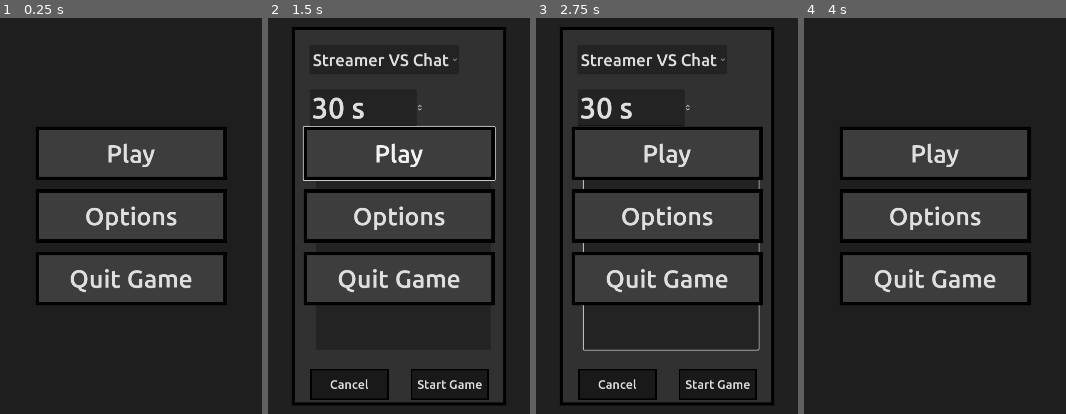
Above: before the commit, frames 1-4 (left to right).
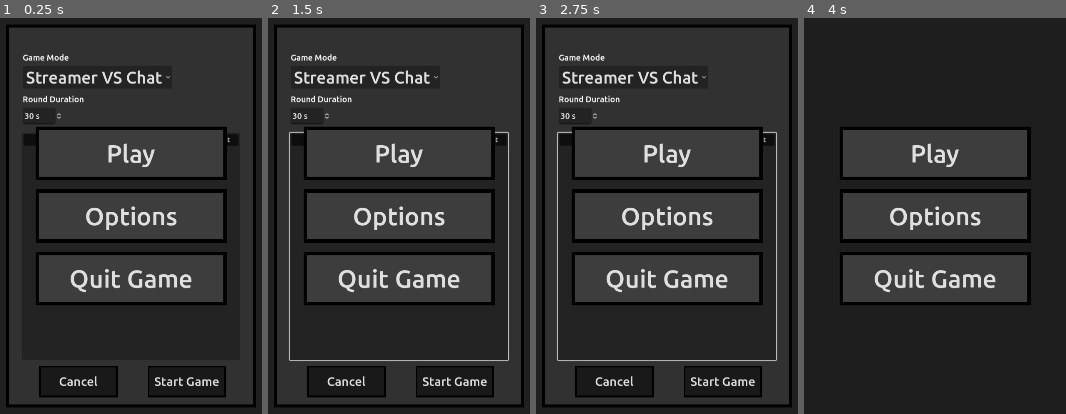
Above: after the commit, the same moments.

Repository: cake4everyone/Quiz4Everyone
Game: Godot game, scene res://scenes/menu.tscn
The game is run twice, just before and just after one commit, with the same random seed, the same clock (stepped at 60 frames per second) and the same inputs. This scene is started directly instead of the project's main scene.
Inputs (mouse positions are in pixels of both pictures, inside the frame that each line leads up to):
- Up to frame 1 (0.25 s): no input
- Up to frame 2 (1.5 s): click (364, 77) at 0.5 s, where only the run after the commit has a clickable "Streamer VS Chat"; click "Play" at 1.25 s
- Up to frame 3 (2.75 s): click "Play" at 2 s
- Up to frame 4 (4 s): click "Start Game" at 2.75 s; click "Cancel" at 3.5 s

The runs differ from the first frame. In frame 1, 5.4% of the frame differs, in the area x 2-98%, y 1-99%; in frame 2, 11%; in frame 3, 12%; in frame 4, nothing differs.
Error before the commit: Attempt to call function 'get_first_child' in base 'null instance' on a null instance. (res://scripts/menu.gd:49)

Commit message:
Changes style of category selection

Diff:
--- /dev/null
+++ b/assets/theme_small.tres
@@ -0,0 +1,4 @@
+[gd_resource type="Theme" format=3 uid="uid://bbjcf4njtb4tm"]
+
+[resource]
+default_font_size = 20
--- a/scenes/menu.tscn
+++ b/scenes/menu.tscn
@@ -1,6 +1,7 @@
 [gd_scene load_steps=10 format=3 uid="uid://yyc1l3e78qgl"]
 
 [ext_resource type="Script" path="res://scripts/menu.gd" id="1_f4qtc"]
+[ext_resource type="Theme" uid="uid://bbjcf4njtb4tm" path="res://assets/theme_small.tres" id="2_7ph5j"]
 
 [sub_resource type="StyleBoxFlat" id="StyleBoxFlat_r2tkh"]
 bg_color = Color(0.239216, 0.239216, 0.239216, 1)
@@ -49,9 +50,6 @@
 [sub_resource type="StyleBoxFlat" id="StyleBoxFlat_eb82c"]
 bg_color = Color(0.137255, 0.137255, 0.137255, 1)
 
-[sub_resource type="Theme" id="Theme_31w7n"]
-default_font_size = 70
-
 [node name="Menu" type="CanvasLayer"]
 script = ExtResource("1_f4qtc")
 
@@ -126,7 +124,6 @@
 text = "Quit Game"
 
 [node name="RoundCreation" type="CanvasLayer" parent="."]
-visible = false
 
 [node name="ColorRect" type="ColorRect" parent="RoundCreation"]
 anchors_preset = 15
@@ -137,25 +134,93 @@
 color = Color(0.137255, 0.137255, 0.137255, 0.431373)
 
 [node name="CreationMenu" type="Panel" parent="RoundCreation"]
-anchors_preset = 8
-anchor_left = 0.5
-anchor_top = 0.5
-anchor_right = 0.5
-anchor_bottom = 0.5
-offset_left = -258.0
-offset_top = -454.5
-offset_right = 258.0
-offset_bottom = 454.5
+anchors_preset = 15
+anchor_right = 1.0
+anchor_bottom = 1.0
+offset_left = 660.0
+offset_top = 80.0
+offset_right = -660.0
+offset_bottom = -80.0
 grow_horizontal = 2
 grow_vertical = 2
 theme_override_styles/panel = SubResource("StyleBoxFlat_yhbp7")
 
+[node name="ModeSelect" type="OptionButton" parent="RoundCreation/CreationMenu"]
+layout_mode = 1
+offset_left = 40.0
+offset_top = 100.0
+offset_right = 180.0
+offset_bottom = 140.0
+theme = ExtResource("2_7ph5j")
+theme_override_font_sizes/font_size = 40
+
+[node name="Label" type="Label" parent="RoundCreation/CreationMenu/ModeSelect"]
+layout_mode = 1
+offset_top = -40.0
+offset_right = 120.0
+theme = ExtResource("2_7ph5j")
+text = "Game Mode"
+vertical_alignment = 1
+
+[node name="RoundDuration" type="SpinBox" parent="RoundCreation/CreationMenu"]
+layout_mode = 1
+offset_left = 40.0
+offset_top = 200.0
+offset_right = 135.0
+offset_bottom = 240.0
+theme = ExtResource("2_7ph5j")
+min_value = 5.0
+max_value = 90.0
+value = 30.0
+suffix = "s"
+custom_arrow_step = 5.0
+
+[node name="Label" type="Label" parent="RoundCreation/CreationMenu/RoundDuration"]
+layout_mode = 1
+offset_top = -40.0
+offset_right = 160.0
+theme = ExtResource("2_7ph5j")
+text = "Round Duration"
+vertical_alignment = 1
+
+[node name="CategoryBox" type="Tree" parent="RoundCreation/CreationMenu"]
+layout_mode = 1
+anchors_preset = 15
+anchor_right = 1.0
+anchor_bottom = 1.0
+offset_left = 38.0
+offset_top = 260.0
+offset_right = -38.0
+offset_bottom = -114.0
+grow_horizontal = 2
+grow_vertical = 2
+theme_override_colors/font_color = Color(0.6, 0.6, 0.6, 1)
+theme_override_colors/relationship_line_color = Color(0.301961, 0.301961, 0.301961, 1)
+theme_override_colors/parent_hl_line_color = Color(1, 1, 1, 1)
+theme_override_colors/children_hl_line_color = Color(0.6, 0.6, 0.6, 1)
+theme_override_constants/inner_item_margin_left = 5
+theme_override_constants/draw_relationship_lines = 1
+theme_override_constants/relationship_line_width = 2
+theme_override_constants/parent_hl_line_width = 3
+theme_override_constants/children_hl_line_width = 3
+theme_override_constants/draw_guides = 0
+columns = 2
+column_titles_visible = true
+hide_root = true
+
 [node name="Cancel" type="Button" parent="RoundCreation/CreationMenu"]
-layout_mode = 0
-offset_left = 45.0
-offset_top = 821.0
-offset_right = 233.0
-offset_bottom = 896.0
+layout_mode = 1
+anchors_preset = 7
+anchor_left = 0.5
+anchor_top = 1.0
+anchor_right = 0.5
+anchor_bottom = 1.0
+offset_left = -220.0
+offset_top = -100.0
+offset_right = -32.0
+offset_bottom = -25.0
+grow_horizontal = 2
+grow_vertical = 0
 theme_override_font_sizes/font_size = 30
 theme_override_styles/normal = SubResource("StyleBoxFlat_r78im")
 theme_override_styles/hover = SubResource("StyleBoxFlat_v1l70")
@@ -163,54 +228,24 @@
 text = "Cancel"
 
 [node name="Start" type="Button" parent="RoundCreation/CreationMenu"]
-layout_mode = 0
-offset_left = 286.0
-offset_top = 821.0
-offset_right = 474.0
-offset_bottom = 896.0
+layout_mode = 1
+anchors_preset = 7
+anchor_left = 0.5
+anchor_top = 1.0
+anchor_right = 0.5
+anchor_bottom = 1.0
+offset_left = 40.0
+offset_top = -100.0
+offset_right = 228.0
+offset_bottom = -25.0
+grow_horizontal = 2
+grow_vertical = 0
 theme_override_font_sizes/font_size = 30
 theme_override_styles/normal = SubResource("StyleBoxFlat_r78im")
 theme_override_styles/hover = SubResource("StyleBoxFlat_v1l70")
 theme_override_styles/pressed = SubResource("StyleBoxFlat_eb82c")
 text = "Start Game"
 
-[node name="ModeSelect" type="OptionButton" parent="RoundCreation/CreationMenu"]
-layout_mode = 1
-offset_left = 43.0
-offset_top = 44.0
-offset_right = 299.0
-offset_bottom = 114.0
-theme_override_font_sizes/font_size = 40
-
-[node name="CategoryBox" type="Tree" parent="RoundCreation/CreationMenu"]
-layout_mode = 0
-offset_left = 58.0
-offset_top = 295.0
-offset_right = 478.0
-offset_bottom = 775.0
-columns = 2
-column_titles_visible = true
-hide_root = true
-
-[node name="RoundDuration" type="SpinBox" parent="RoundCreation/CreationMenu"]
-layout_mode = 1
-anchors_preset = 6
-anchor_left = 1.0
-anchor_top = 0.5
-anchor_right = 1.0
-anchor_bottom = 0.5
-offset_left = -472.0
-offset_top = -304.5
-offset_right = -199.775
-offset_bottom = -216.5
-grow_horizontal = 0
-grow_vertical = 2
-theme = SubResource("Theme_31w7n")
-min_value = 5.0
-max_value = 90.0
-value = 30.0
-suffix = "s"
-
 [connection signal="pressed" from="Buttons/Play" to="." method="on_play_pressed"]
 [connection signal="pressed" from="Buttons/Quit" to="." method="on_quit_pressed"]
 [connection signal="pressed" from="RoundCreation/CreationMenu/Cancel" to="." method="on_cancel_pressed"]
--- a/scripts/menu.gd
+++ b/scripts/menu.gd
@@ -12,8 +12,15 @@
 		$RoundCreation/CreationMenu/RoundDuration.value = round_duration
 	api.category(on_category_response)
 
+	var category_tree: Tree = $RoundCreation/CreationMenu/CategoryBox
+	category_tree.create_item()
+	category_tree.set_column_title(0, "Category")
+	category_tree.set_column_title(1, "Amount")
+	category_tree.set_column_expand(1, false)
+	category_tree.set_column_custom_minimum_width(1, 100)
+
 ## on_category_response is called as when the categories api call completed.
-func on_category_response(success: bool, categories: Dictionary={}):
+func on_category_response(success: bool, categories: Dictionary = {}):
 	if !success:
 		print("failed to get categories!")
 		return
@@ -22,18 +29,26 @@
 ## update_category_list updates the category selection list with the given dictionary (mapping String to int).
 func update_category_list(groups: Dictionary):
 	var category_tree: Tree = $RoundCreation/CreationMenu/CategoryBox
-	var tree_root: TreeItem = category_tree.create_item()
-	category_tree.set_column_title(0, "Category")
-	category_tree.set_column_title(1, "Amount")
+	var tree_root: TreeItem = category_tree.get_root()
 	for group in groups:
 		var tree_group: TreeItem = category_tree.create_item(tree_root)
 		tree_group.set_text(0, group)
+		tree_group.set_custom_bg_color(0, Color(0.23, 0.23, 0.23))
+		tree_group.set_custom_bg_color(1, Color(0.23, 0.23, 0.23))
+		var bg_light: bool = false
 		for cat in groups[group]:
 			var category: TreeItem = category_tree.create_item(tree_group)
 			category.set_text(0, cat.description)
 			category.set_cell_mode(1, TreeItem.CELL_MODE_RANGE)
 			category.set_range_config(1, 0, cat.count, 1)
 			category.set_editable(1, true)
+			if bg_light:
+				category.set_custom_bg_color(0, Color(0.15, 0.15, 0.15))
+				category.set_custom_bg_color(1, Color(0.15, 0.15, 0.15))
+			else:
+				category.set_custom_bg_color(0, Color(0.05, 0.05, 0.05))
+				category.set_custom_bg_color(1, Color(0.05, 0.05, 0.05))
+			bg_light = !bg_light
 
 			var category_data: CategoryData = CategoryData.new()
 			category_data.id = cat.title
